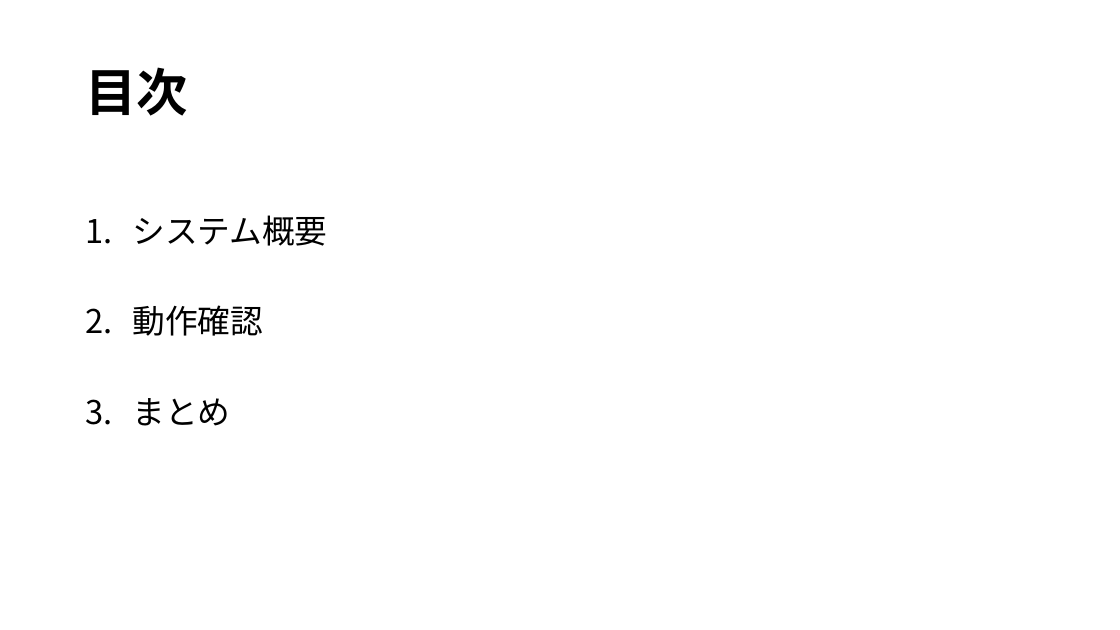
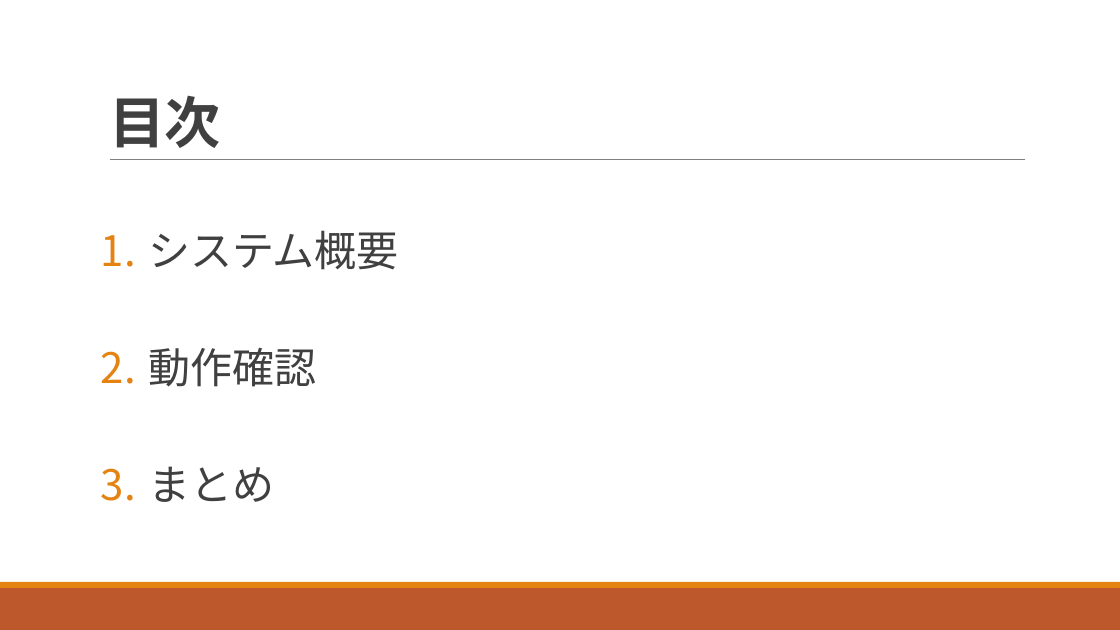
Before and after one commit to ivy239007/UG, a slide deck: slide 2 of プレゼン資料/Webアプリ開発発表資料.pptx. Drawn at 1120x630 pixels with LibreOffice and Linux fonts; fonts in the diff are those of the drawing. Boxes give left, top, right and bottom in pixels: in the first picture for what was removed or moved away, otherwise in the second. Text is boxed around its words. In the diff, an @@ line names an element or a change of style, - is before the commit and + after.

```diff
--- a/プレゼン資料/Webアプリ開発発表資料.pptx
+++ b/プレゼン資料/Webアプリ開発発表資料.pptx
@@ title "目次": place and size @@
-title "目次" at (85,67,188,116)
+title "目次" at (109,95,220,148)
@@ title "目次" at (109,95,220,148): size 44 to 48 pt, font Noto Sans CJK JP to Calibri, text colour #000000 to #404040, letter spacing 0 to -0.5 pt; line spacing 0.9 to 0.85; vertical alignment middle to bottom @@
@@ text "システム概要": place and size @@
-text "システム概要" at (133,215,328,426)
+text "システム概要" at (148,230,399,502)
@@ text "システム概要" at (148,230,399,502): size 28 to 36 pt, font Noto Sans CJK JP to Calibri, text colour #000000 to #404040; more space between paragraphs @@
@@ line added from (110, 160) to (1026, 160), #808080 0.5 pt @@
@@ rectangle added at (0,588,1120,630), fill #BD582C @@
@@ rectangle added at (0,582,1120,588), fill #E48312 @@
```
Also in this commit, not shown: 8 other slides changed, 1 slide added.
